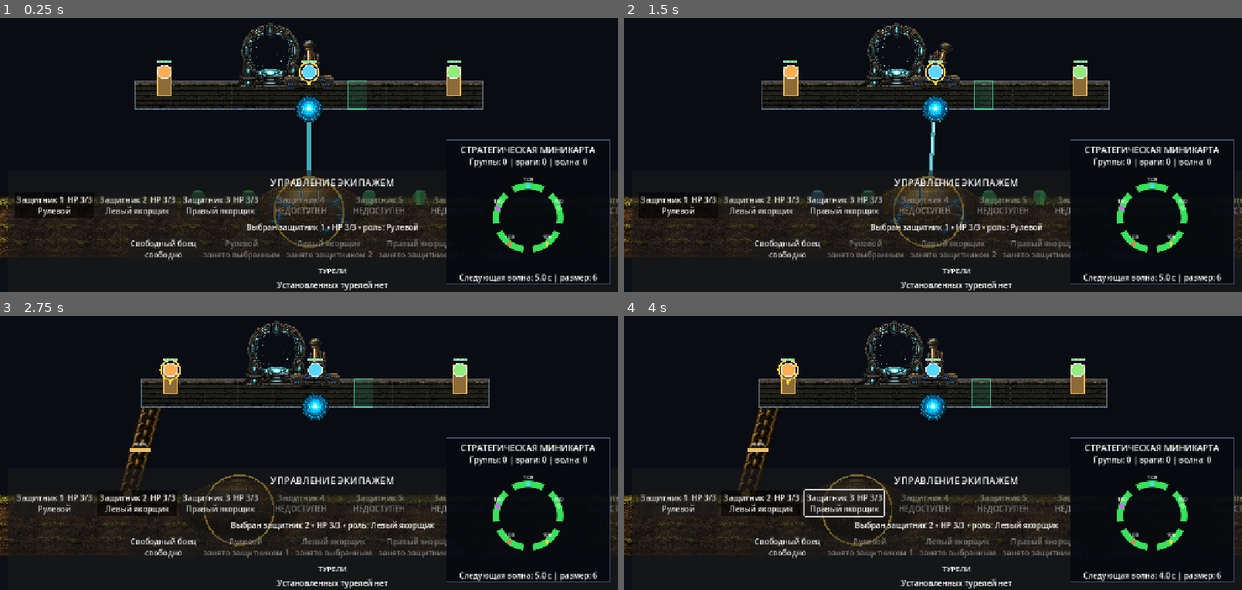
Above: before the commit, frames 1-4 (two rows, left to right).
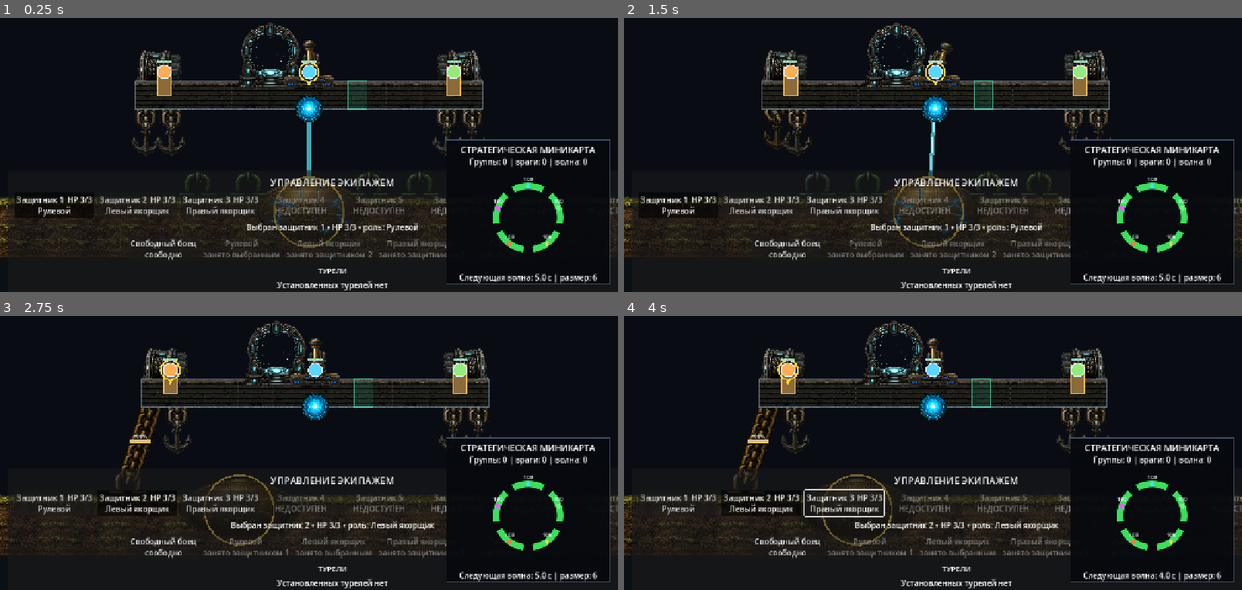
Above: after the commit, the same moments.

Repository: bageus/GloryProtect
Game: Godot game, scene res://scenes/game/game_root_with_flyers.tscn
Same seed, same stepped clock (60 frames per second), same inputs: the game is played once before the commit and once after it.
Inputs (mouse positions are in pixels of both pictures, inside the frame that each line leads up to):
- Up to frame 1 (0.25 s): no input
- Up to frame 2 (1.5 s): click "Защитник 1 HP 3/3 Рулевой" at 0.5 s; tap Enter (ui_accept) at 1.25 s; move the mouse to (1068, 100) at 1.27 s; hold Right (ui_right) from 1.28 s (still down); tap 1 at 1.35 s; click (1068, 100) at 1.42 s
- Up to frame 3 (2.75 s): tap Enter (ui_accept) at 1.52 s; release Right (ui_right) at 2 s; drag from (185, 433) to (278, 485) at 2.02 s
- Up to frame 4 (4 s): move the mouse to (994, 340) at 2.77 s; hold Right (ui_right) 2.78-3.5 s; tap 3 at 2.85 s; drag from (902, 485) to (747, 365) at 3.52 s

The runs differ from the first frame. In frame 1, 1.8% of the frame differs, in the area x 21-79%, y 11-69%; in frame 2, 1.7%; in frame 3, 1.7%; in frame 4, 1.8%.

Commit message:
Add clamp winch and hanging anchor visuals

Diff:
--- a/scripts/anchors/anchor_visual_controller.gd
+++ b/scripts/anchors/anchor_visual_controller.gd
@@ -4,11 +4,31 @@
 const CHAIN_TEXTURE: Texture2D = preload(
 	"res://visual/tiles/tile_chain.png"
 )
+const CLAMP_TEXTURE: Texture2D = preload(
+	"res://visual/objects/asset_object_clamp.png"
+)
+const WINCH_TEXTURE: Texture2D = preload(
+	"res://visual/objects/asset_object_winch_post.png"
+)
+const ANCHOR_TEXTURE: Texture2D = preload(
+	"res://visual/objects/asset_object_anchor.png"
+)
+
 const CHAIN_LINK_SIZE: Vector2 = Vector2(46.0, 46.0)
 const CHAIN_LINK_SPACING: float = 23.0
 const CHAIN_BACKING_WIDTH: float = 7.0
 const CHAIN_BRIGHTEN_AMOUNT: float = 0.18
-const CHAIN_ALPHA_CROP_THRESHOLD: float = 0.08
+const ALPHA_CROP_THRESHOLD: float = 0.08
+
+@export_group("Anchor Assets")
+@export var clamp_size: Vector2 = Vector2(76.0, 58.0)
+@export var clamp_ground_offset: Vector2 = Vector2(0.0, 4.0)
+@export var clamp_chain_connection_offset: Vector2 = Vector2(0.0, -34.0)
+@export var anchor_size: Vector2 = Vector2(58.0, 72.0)
+@export var stowed_chain_length: float = 28.0
+@export var winch_size: Vector2 = Vector2(94.0, 88.0)
+@export var winch_vertical_offset: float = -76.0
+@export var winch_horizontal_offset: float = 0.0
 
 var _store: AnchorRuntimeStore
 var _geometry: AnchorGeometry
@@ -17,13 +37,16 @@
 var _is_simulation_active: Callable
 var _warning_elapsed: float = 0.0
 var _chain_source_rect: Rect2
+var _clamp_source_rect: Rect2
+var _winch_source_rect: Rect2
+var _anchor_source_rect: Rect2
 
 
 func _ready() -> void:
-	_chain_source_rect = _get_alpha_bounds(
-		CHAIN_TEXTURE,
-		CHAIN_ALPHA_CROP_THRESHOLD
-	)
+	_chain_source_rect = _get_alpha_bounds(CHAIN_TEXTURE)
+	_clamp_source_rect = _get_alpha_bounds(CLAMP_TEXTURE)
+	_winch_source_rect = _get_alpha_bounds(WINCH_TEXTURE)
+	_anchor_source_rect = _get_alpha_bounds(ANCHOR_TEXTURE)
 
 
 func configure(
@@ -52,42 +75,123 @@
 func _draw() -> void:
 	if _store == null:
 		return
-	for anchor in _store.get_all():
+	_draw_winch_posts()
+	for anchor: AnchorRuntime in _store.get_all():
 		_draw_anchor(anchor)
 
 
+func _draw_winch_posts() -> void:
+	var left_outer: Vector2 = _geometry.get_platform_attachment_world(0)
+	var left_inner: Vector2 = _geometry.get_platform_attachment_world(1)
+	var right_inner: Vector2 = _geometry.get_platform_attachment_world(2)
+	var right_outer: Vector2 = _geometry.get_platform_attachment_world(3)
+	var left_center := Vector2(
+		(left_outer.x + left_inner.x) * 0.5 + winch_horizontal_offset,
+		left_outer.y + winch_vertical_offset
+	)
+	var right_center := Vector2(
+		(right_inner.x + right_outer.x) * 0.5 - winch_horizontal_offset,
+		right_outer.y + winch_vertical_offset
+	)
+	_draw_winch(
+		left_center,
+		false,
+		bool(_is_operator_available.call(AnchorRuntime.Side.LEFT))
+	)
+	_draw_winch(
+		right_center,
+		true,
+		bool(_is_operator_available.call(AnchorRuntime.Side.RIGHT))
+	)
+
+
+func _draw_winch(center: Vector2, mirrored: bool, operator_available: bool) -> void:
+	var tint := Color.WHITE
+	if not operator_available:
+		tint = Color(0.52, 0.55, 0.58, 1.0)
+	var rect := Rect2(-winch_size * 0.5, winch_size)
+	var scale := Vector2(-1.0, 1.0) if mirrored else Vector2.ONE
+	draw_set_transform(center, 0.0, scale)
+	draw_texture_rect_region(
+		WINCH_TEXTURE,
+		rect,
+		_winch_source_rect,
+		tint
+	)
+	draw_set_transform(Vector2.ZERO, 0.0, Vector2.ONE)
+
+
 func _draw_anchor(anchor: AnchorRuntime) -> void:
-	var platform_point := _geometry.get_platform_attachment_world(anchor.anchor_id)
-
-	if anchor.is_holding():
-		_draw_attached_anchor(
-			anchor,
-			platform_point,
-			_geometry.get_runtime_ground_point(anchor)
-		)
-		return
-
-	if anchor.state == AnchorRuntime.State.RETURNING:
-		_draw_returning_anchor(
-			anchor,
-			platform_point,
-			_geometry.get_runtime_ground_point(anchor)
-		)
-		return
-
-	if (
-		anchor.state == AnchorRuntime.State.QUEUED
-		or anchor.state == AnchorRuntime.State.INSTALLING
-	):
-		_draw_silhouette(anchor, anchor.target_ground_point)
-		return
-
+	var platform_point: Vector2 = _geometry.get_platform_attachment_world(
+		anchor.anchor_id
+	)
+
+	match anchor.state:
+		AnchorRuntime.State.STOWED:
+			_draw_stowed_anchor(anchor, platform_point)
+			_draw_available_clamp(anchor)
+		AnchorRuntime.State.QUEUED:
+			_draw_stowed_anchor(anchor, platform_point)
+			_draw_clamp(
+				anchor.target_ground_point,
+				_get_clamp_tint(anchor)
+			)
+		AnchorRuntime.State.INSTALLING:
+			_draw_installing_anchor(anchor, platform_point)
+		AnchorRuntime.State.ATTACHED, AnchorRuntime.State.OVERLOADED:
+			_draw_attached_anchor(
+				anchor,
+				platform_point,
+				_geometry.get_runtime_ground_point(anchor)
+			)
+		AnchorRuntime.State.RETURNING:
+			_draw_returning_anchor(
+				anchor,
+				platform_point,
+				_geometry.get_runtime_ground_point(anchor)
+			)
+
+
+func _draw_stowed_anchor(
+	anchor: AnchorRuntime,
+	platform_point: Vector2
+) -> void:
+	var anchor_top := platform_point + Vector2(0.0, stowed_chain_length)
+	var tint := Color.WHITE
+	if not bool(_is_operator_available.call(anchor.side)):
+		tint = Color(0.68, 0.7, 0.72, 1.0)
+	_draw_chain_links(platform_point, anchor_top, tint)
+	_draw_anchor_asset(anchor_top, tint)
+
+
+func _draw_available_clamp(anchor: AnchorRuntime) -> void:
 	if _geometry.get_current_installation_orb_id() < 0:
 		return
-	_draw_silhouette(
-		anchor,
-		_geometry.get_current_silhouette_ground_point(anchor.anchor_id)
-	)
+	_draw_clamp(
+		_geometry.get_current_silhouette_ground_point(anchor.anchor_id),
+		_get_clamp_tint(anchor)
+	)
+
+
+func _draw_installing_anchor(
+	anchor: AnchorRuntime,
+	platform_point: Vector2
+) -> void:
+	var ground_point: Vector2 = anchor.target_ground_point
+	var visual_ground_point: Vector2 = _get_clamp_connection_point(ground_point)
+	var progress_ratio: float = clampf(
+		anchor.operation_progress / maxf(_balance.install_duration, 0.01),
+		0.0,
+		1.0
+	)
+	var anchor_top: Vector2 = platform_point.lerp(
+		visual_ground_point,
+		progress_ratio
+	)
+	var tint := Color(0.92, 0.82, 0.55, 1.0)
+	_draw_clamp(ground_point, _get_clamp_tint(anchor))
+	_draw_chain_links(platform_point, anchor_top, tint)
+	_draw_anchor_asset(anchor_top, tint)
 
 
 func _draw_attached_anchor(
@@ -117,13 +221,36 @@
 			overload_pulse
 		)
 
-	_draw_chain_links(platform_point, ground_point, rope_color)
-	draw_circle(ground_point, 10.0, rope_color)
+	var connection_point: Vector2 = _get_clamp_connection_point(ground_point)
+	_draw_clamp(ground_point, Color.WHITE)
+	_draw_chain_links(platform_point, connection_point, rope_color)
+	# The anchor head itself is hidden once it has locked into the ground clamp.
 	_draw_durability_meter(
-		platform_point.lerp(ground_point, 0.5),
+		platform_point.lerp(connection_point, 0.5),
 		durability_ratio,
 		rope_color
 	)
+
+
+func _draw_returning_anchor(
+	anchor: AnchorRuntime,
+	platform_point: Vector2,
+	ground_point: Vector2
+) -> void:
+	var return_ratio: float = clampf(
+		anchor.operation_progress / maxf(_balance.return_duration, 0.01),
+		0.0,
+		1.0
+	)
+	var connection_point: Vector2 = _get_clamp_connection_point(ground_point)
+	var returning_top: Vector2 = connection_point.lerp(
+		platform_point + Vector2(0.0, stowed_chain_length),
+		return_ratio
+	)
+	var return_color := Color(0.85, 0.76, 0.46)
+	_draw_clamp(ground_point, Color.WHITE)
+	_draw_chain_links(platform_point, returning_top, return_color)
+	_draw_anchor_asset(returning_top, return_color.lightened(0.12))
 
 
 func _draw_chain_links(
@@ -131,7 +258,7 @@
 	end_point: Vector2,
 	tint: Color
 ) -> void:
-	var segment := end_point - start_point
+	var segment: Vector2 = end_point - start_point
 	var length: float = segment.length()
 	if length <= 0.01:
 		return
@@ -146,7 +273,6 @@
 	var backing_color: Color = visible_tint
 	backing_color.a = 0.4
 
-	# A bright backing prevents the texture from disappearing against dark ground.
 	draw_line(
 		start_point,
 		end_point,
@@ -169,6 +295,49 @@
 		)
 
 	draw_set_transform(Vector2.ZERO, 0.0, Vector2.ONE)
+
+
+func _draw_anchor_asset(anchor_top: Vector2, tint: Color) -> void:
+	var rect := Rect2(
+		Vector2(-anchor_size.x * 0.5, 0.0),
+		anchor_size
+	)
+	draw_set_transform(anchor_top, 0.0, Vector2.ONE)
+	draw_texture_rect_region(
+		ANCHOR_TEXTURE,
+		rect,
+		_anchor_source_rect,
+		tint
+	)
+	draw_set_transform(Vector2.ZERO, 0.0, Vector2.ONE)
+
+
+func _draw_clamp(ground_point: Vector2, tint: Color) -> void:
+	var bottom_center: Vector2 = ground_point + clamp_ground_offset
+	var rect := Rect2(
+		bottom_center + Vector2(-clamp_size.x * 0.5, -clamp_size.y),
+		clamp_size
+	)
+	draw_texture_rect_region(
+		CLAMP_TEXTURE,
+		rect,
+		_clamp_source_rect,
+		tint
+	)
+
+
+func _get_clamp_tint(anchor: AnchorRuntime) -> Color:
+	if not bool(_is_operator_available.call(anchor.side)):
+		return Color(0.48, 0.5, 0.53, 0.78)
+	if anchor.state == AnchorRuntime.State.QUEUED:
+		return Color(1.0, 0.82, 0.35, 0.92)
+	if anchor.state == AnchorRuntime.State.INSTALLING:
+		return Color(0.5, 0.88, 1.0, 0.96)
+	return Color(0.52, 1.0, 0.65, 0.9)
+
+
+func _get_clamp_connection_point(ground_point: Vector2) -> Vector2:
+	return ground_point + clamp_chain_connection_offset
 
 
 func _draw_durability_meter(
@@ -196,42 +365,6 @@
 	)
 
 
-func _draw_returning_anchor(
-	anchor: AnchorRuntime,
-	platform_point: Vector2,
-	ground_point: Vector2
-) -> void:
-	var return_ratio := clampf(
-		anchor.operation_progress / _balance.return_duration,
-		0.0,
-		1.0
-	)
-	var returning_point := ground_point.lerp(platform_point, return_ratio)
-	var return_color := Color(0.85, 0.76, 0.46)
-	_draw_chain_links(platform_point, returning_point, return_color)
-	draw_circle(returning_point, 9.0, return_color)
-
-
-func _draw_silhouette(anchor: AnchorRuntime, ground_point: Vector2) -> void:
-	var operator_available: bool = _is_operator_available.call(anchor.side)
-	var silhouette_color := Color(0.28, 0.95, 0.48, 0.75)
-
-	if not operator_available:
-		silhouette_color = Color(0.45, 0.48, 0.52, 0.65)
-	elif anchor.state == AnchorRuntime.State.QUEUED:
-		silhouette_color = Color(1.0, 0.78, 0.2, 0.8)
-	elif anchor.state == AnchorRuntime.State.INSTALLING:
-		silhouette_color = Color(0.35, 0.78, 1.0, 0.85)
-
-	draw_circle(ground_point, 14.0, silhouette_color)
-	draw_line(
-		ground_point + Vector2(-9.0, 15.0),
-		ground_point + Vector2(9.0, 15.0),
-		silhouette_color,
-		4.0
-	)
-
-
 func _get_durability_ratio(anchor: AnchorRuntime) -> float:
 	if _balance.rope_max_durability <= 0.0:
 		return 0.0
@@ -242,7 +375,7 @@
 	)
 
 
-func _get_alpha_bounds(texture: Texture2D, threshold: float) -> Rect2:
+func _get_alpha_bounds(texture: Texture2D) -> Rect2:
 	var image: Image = texture.get_image()
 	if image == null or image.is_empty():
 		return Rect2(Vector2.ZERO, texture.get_size())
@@ -256,7 +389,7 @@
 
 	for y: int in range(height):
 		for x: int in range(width):
-			if image.get_pixel(x, y).a <= threshold:
+			if image.get_pixel(x, y).a <= ALPHA_CROP_THRESHOLD:
 				continue
 			min_x = mini(min_x, x)
 			min_y = mini(min_y, y)
